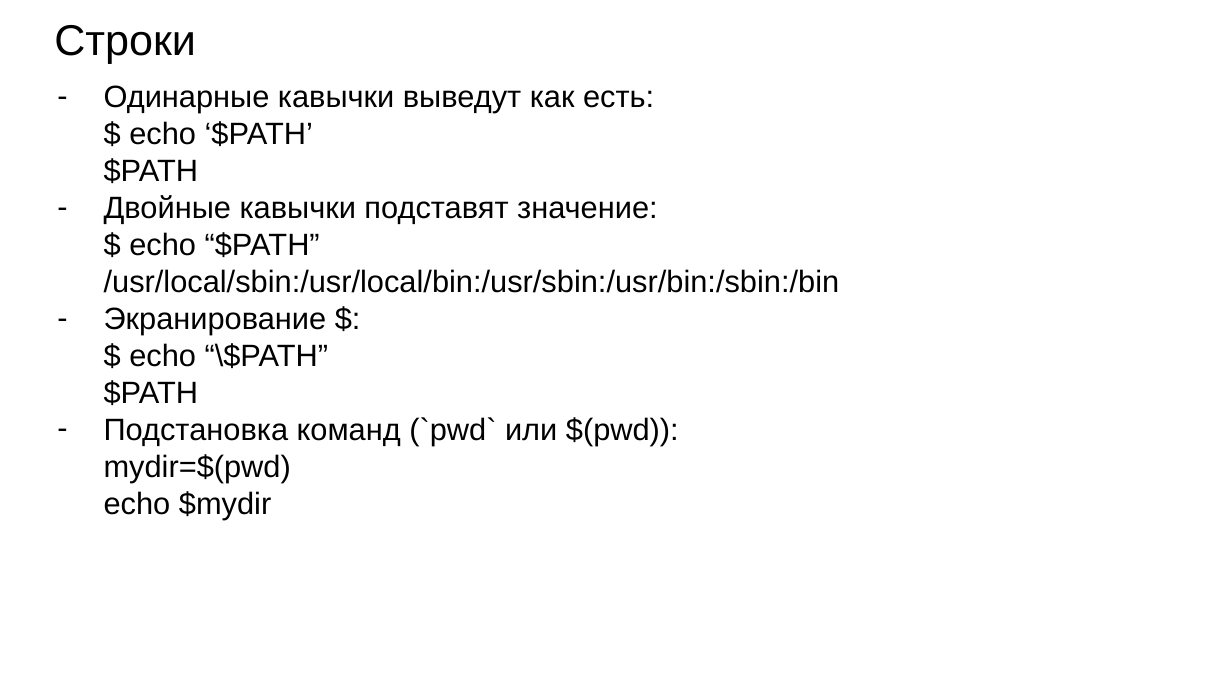
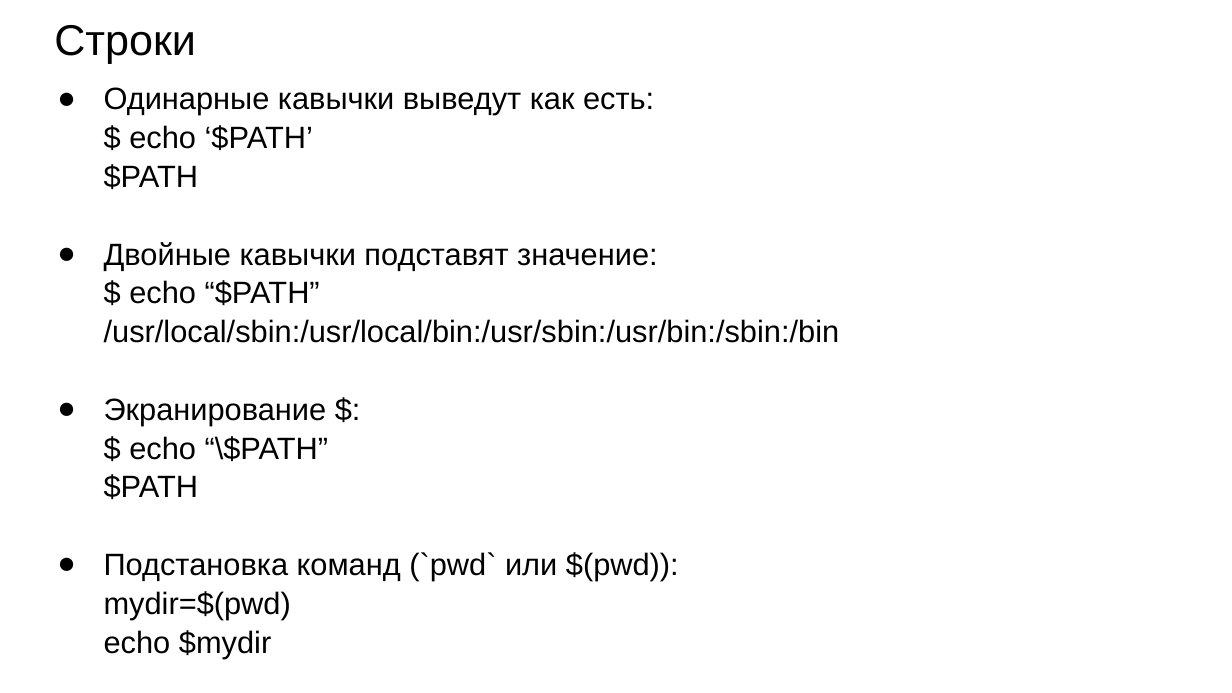
Before and after one commit to XoM9choK37/server-administration, a slide deck: slide 3 of theory/Облако/Лекции/3. bash.pptx. Drawn at 1232x693 pixels with LibreOffice and Linux fonts; fonts in the diff are those of the drawing. Boxes give left, top, right and bottom in pixels: in the first picture for what was removed or moved away, otherwise in the second. Text is boxed around its words. In the diff, an @@ line names an element or a change of style, - is before the commit and + after.

```diff
--- a/theory/Облако/Лекции/3. bash.pptx
+++ b/theory/Облако/Лекции/3. bash.pptx
@@ text "Одинарные кавычки выведут как есть:" at (104,87,840,658): bullet - to ●; line spacing 1 to 1.05 @@
```
Also in this commit, not shown: 13 other slides changed, 10 slides added, 1 slide removed, 32 other files.
